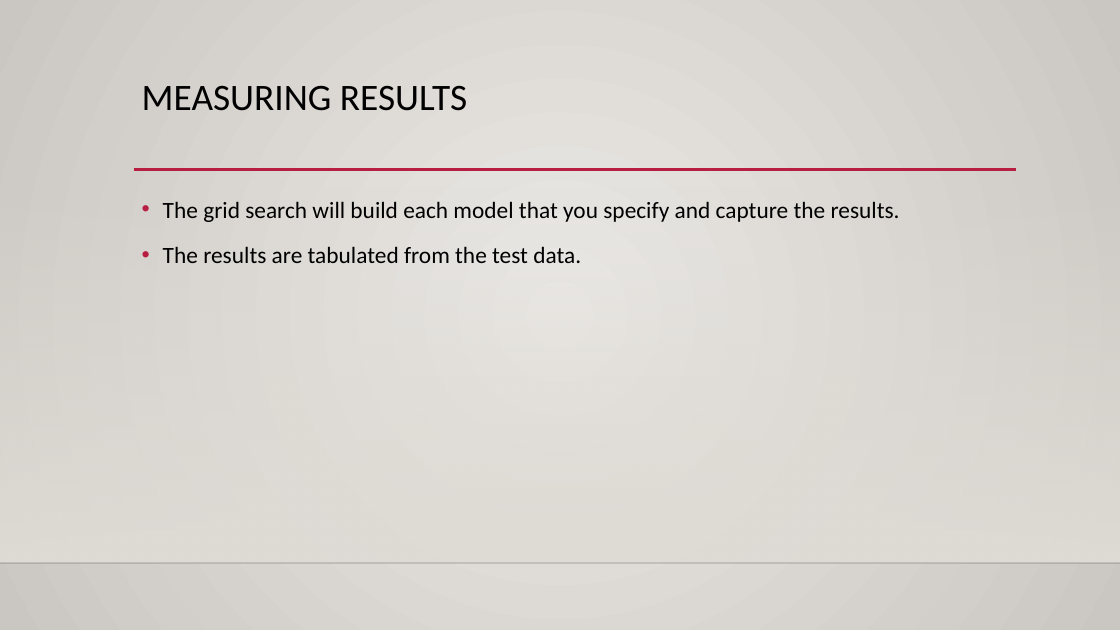
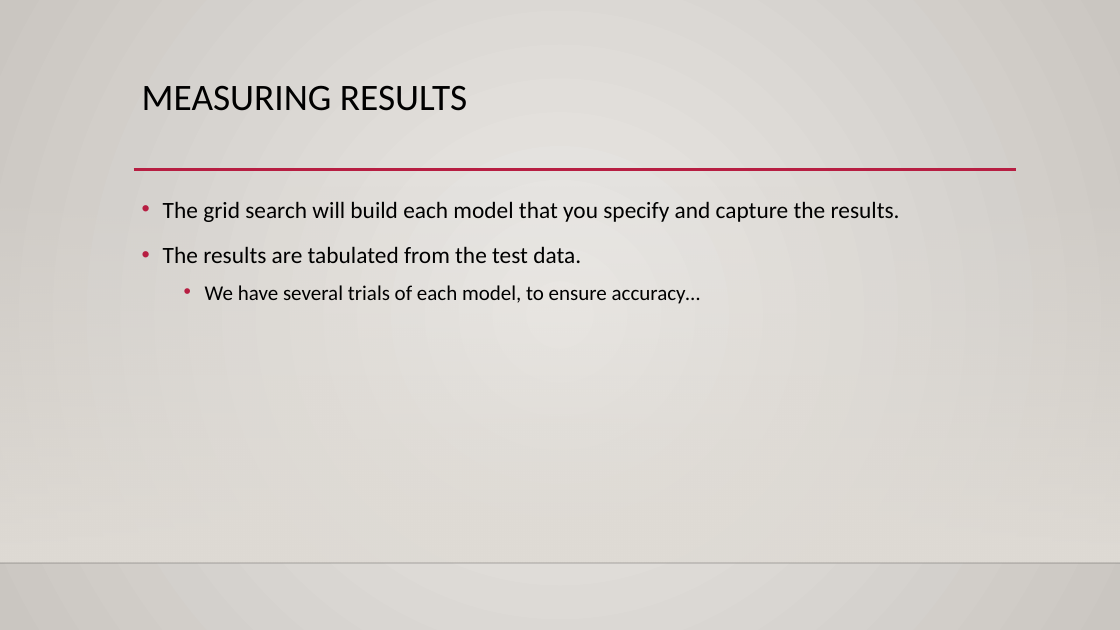
Before and after one commit to glennybarnes/Intro_to_Machine_Learning_Students, a slide deck: slide 15 of reference_content/Slides/004_Gridsearch.pptx (slide 11 before the commit). Drawn at 1120x630 pixels with LibreOffice and Linux fonts; fonts in the diff are those of the drawing; background and template pictures are left out. Boxes give left, top, right and bottom in pixels: in the first picture for what was removed or moved away, otherwise in the second. Text is boxed around its words. In the diff, an @@ line names an element or a change of style, - is before the commit and + after.

```diff
--- a/reference_content/Slides/004_Gridsearch.pptx
+++ b/reference_content/Slides/004_Gridsearch.pptx
@@ text at box(205, 285, 701, 304): paragraph added @@
+  • We have several trials of each model, to ensure accuracy…
```
Also in this commit, not shown: 3 other slides changed, 5 slides added, 1 slide removed, 4 other files.
